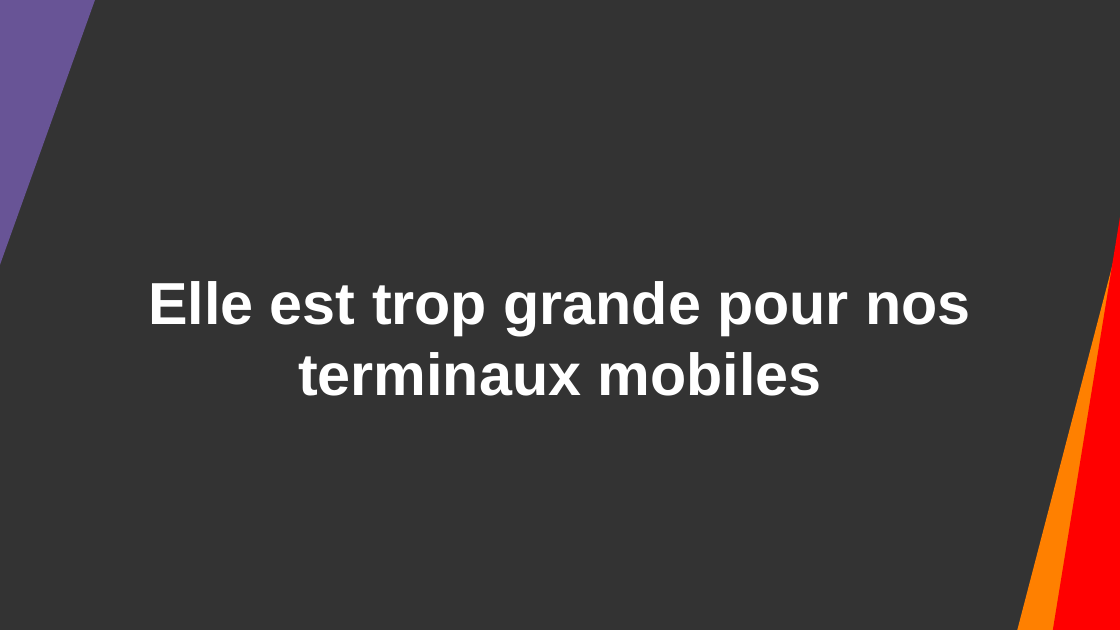
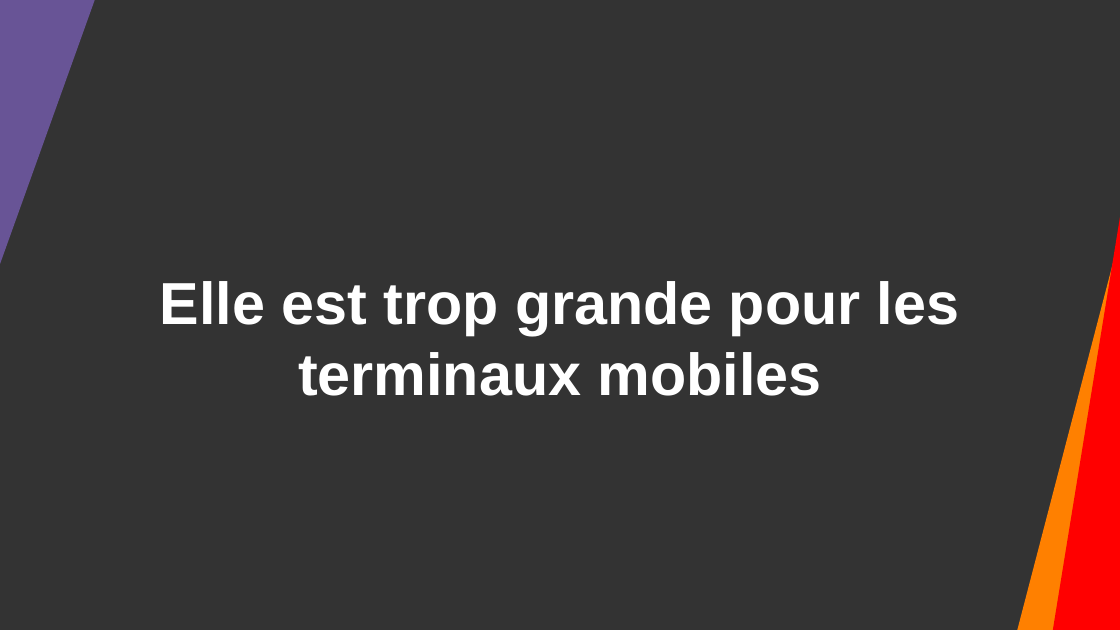
Before and after one commit to DanYellow/cours, a slide deck: slide 27 of integration-web-s3/travaux-pratiques/numero-2/presentation.odp. Drawn at 1120x630 pixels with LibreOffice and Linux fonts; fonts in the diff are those of the drawing. Boxes give left, top, right and bottom in pixels: in the first picture for what was removed or moved away, otherwise in the second. Text is boxed around its words. In the diff, an @@ line names an element or a change of style, - is before the commit and + after.

```diff
--- a/integration-web-s3/travaux-pratiques/numero-2/presentation.odp
+++ b/integration-web-s3/travaux-pratiques/numero-2/presentation.odp
@@ title at (160,281,959,396): text changed @@
-Elle est trop grande pour nos terminaux mobiles
+Elle est trop grande pour les terminaux mobiles
```
Also in this commit, not shown: 16 other slides changed, 1 slide added, 1 slide removed, 8 other files.
